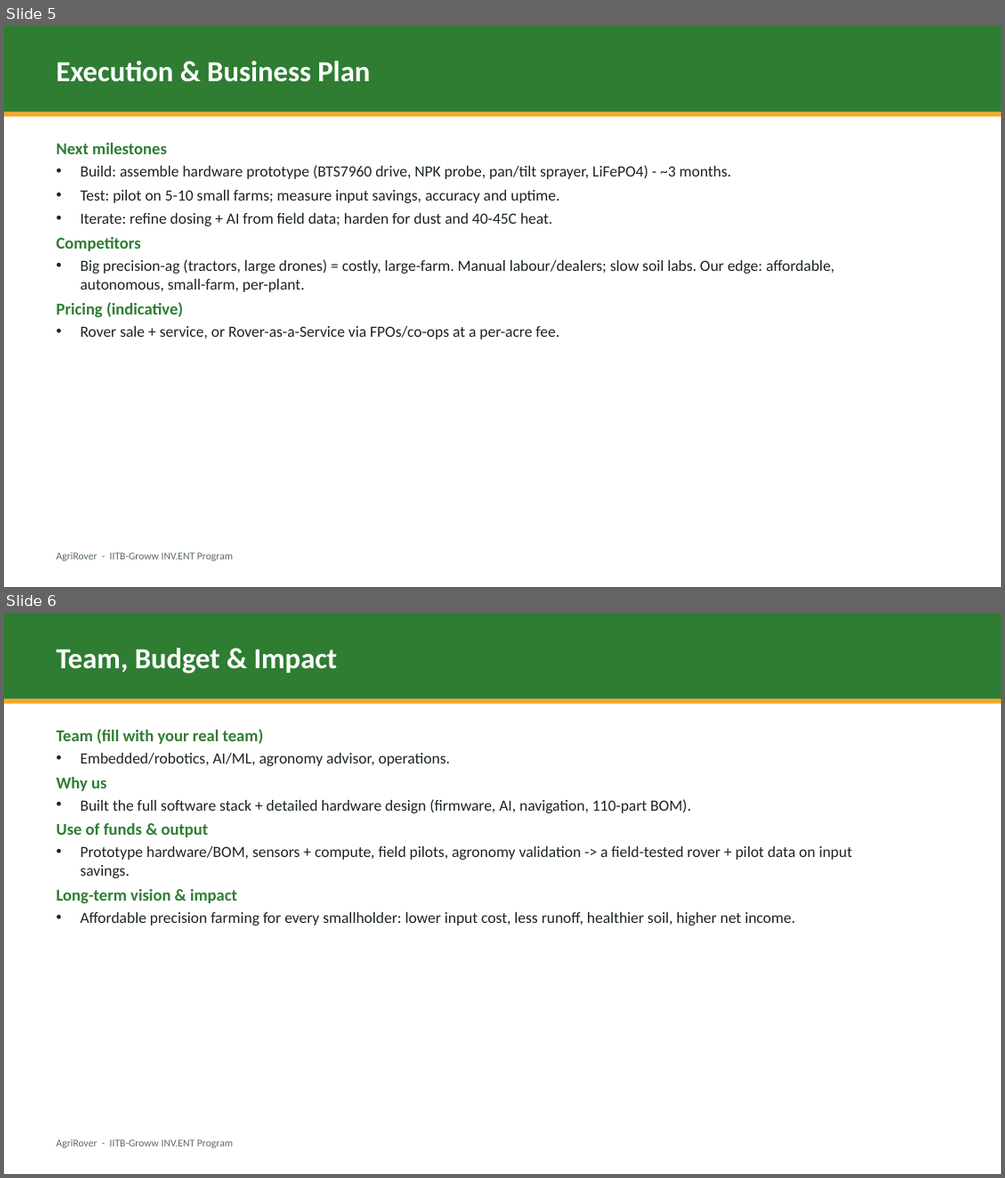
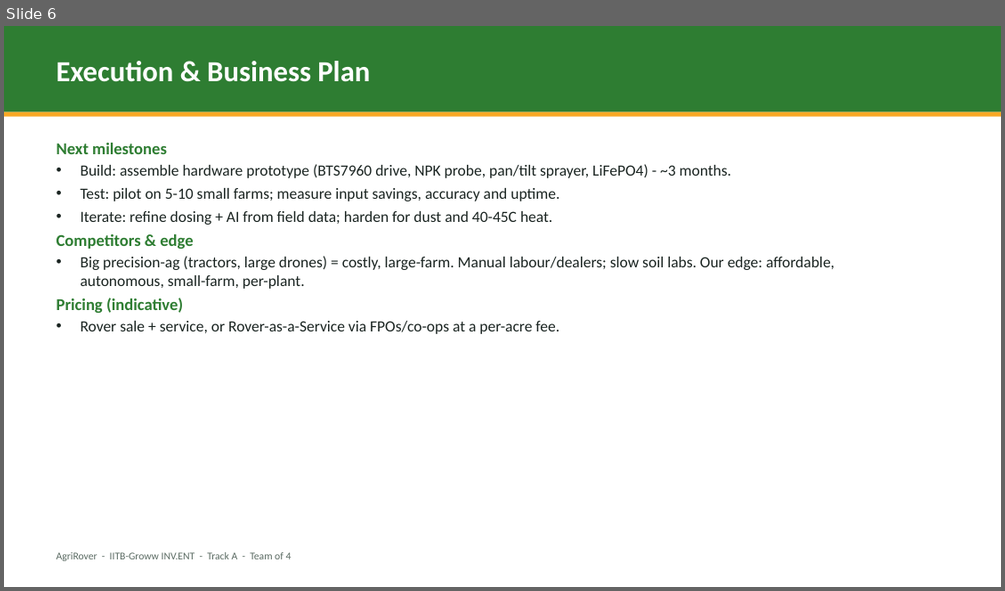
Before and after one commit to aman123825/agrobot, a slide deck: AgriRover_Pitch.pptx. Shown one above the other, each under a label of ours: slides 5 and 6 before the commit, slide 6 after it. The pictures are 1005x1178 and 1005x591 pixels, drawn with LibreOffice and Linux fonts; fonts in the diff are those of the drawing. Boxes give left, top, right and bottom in pixels: in the first picture for what was removed or moved away, otherwise in the second. Text is boxed around its words. In the diff, an @@ line names an element or a change of style, - is before the commit and + after.

Commit message:
Expand deck: add 'What we've built' traction slide, team-of-4, real costed BOM budget

```diff
--- a/AgriRover_Pitch.pptx
+++ b/AgriRover_Pitch.pptx
@@ slide 6 removed at [4,613,1001,1174], background #FFFFFF @@
@@ rectangle removed at [4,613,1001,699] @@
@@ text removed at [57,648,338,674] @@
-Team, Budget & Impact
@@ rectangle removed at [4,699,1001,704] @@
@@ text removed at [57,729,852,925] @@
-Team (fill with your real team)
-• Embedded/robotics, AI/ML, agronomy advisor, operations.
-Why us
-• Built the full software stack + detailed hardware design (firmware, AI, navigation, 110-part BOM).
-Use of funds & output
-• Prototype hardware/BOM, sensors + compute, field pilots, agronomy validation -> a field-tested rover + pilot data on input savings.
-Long-term vision & impact
-• Affordable precision farming for every smallholder: lower input cost, less runoff, healthier soil, higher net income.
@@ text removed at [57,1139,233,1148] @@
-AgriRover - IITB-Groww INV.ENT Program
@@ what was slide 5 is now slide 6 @@
@@ slide 6 changed as well @@
@@ text at [57,234,193,248]: text changed @@
-Competitors
+Competitors & edge
@@ text at [57,552,291,561]: text changed @@
-AgriRover - IITB-Groww INV.ENT Program
+AgriRover - IITB-Groww INV.ENT - Track A - Team of 4
```
Also in this commit, not shown: 4 other slides changed, 3 slides added, 1 other slide removed.
